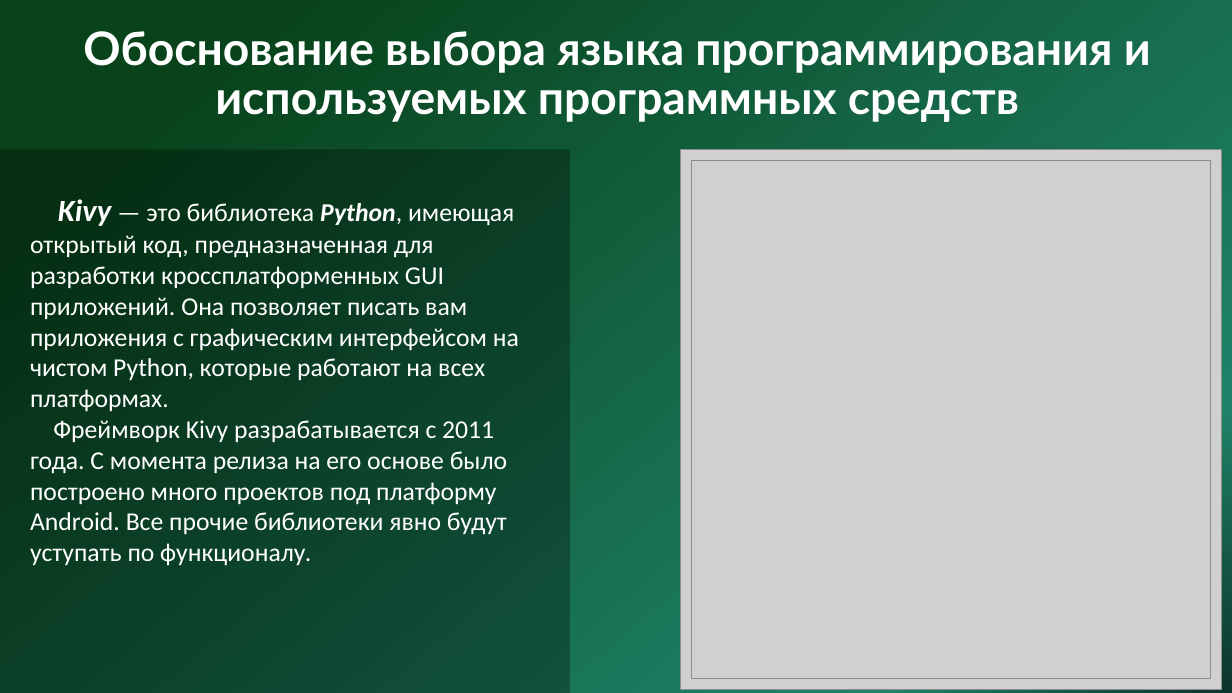
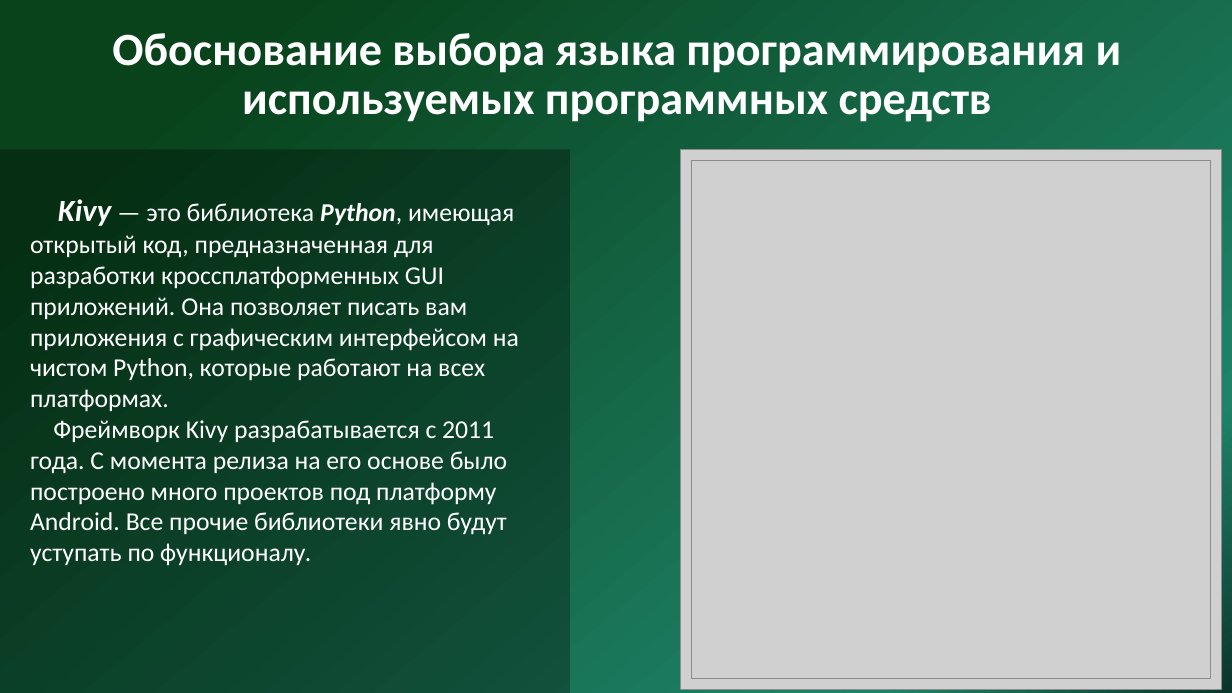
Before and after one commit to voronov-nikita/teplica-predprof, a slide deck: slide 3 of общая информация/Автоматизированная система удаленного управления теплицей.pptx. Drawn at 1232x693 pixels with LibreOffice and Linux fonts; fonts in the diff are those of the drawing; grey boxes stand for pictures. Boxes give left, top, right and bottom in pixels: in the first picture for what was removed or moved away, otherwise in the second. Text is boxed around its words. In the diff, an @@ line names an element or a change of style, - is before the commit and + after.

```diff
--- a/общая информация/Автоматизированная система удаленного управления теплицей.pptx
+++ b/общая информация/Автоматизированная система удаленного управления теплицей.pptx
@@ title "Обоснование выбора языка программирования и ..." at bbox=[112, 33, 1122, 122]: font Lato to Calibri @@
```
Also in this commit, not shown: 6 other slides changed.
